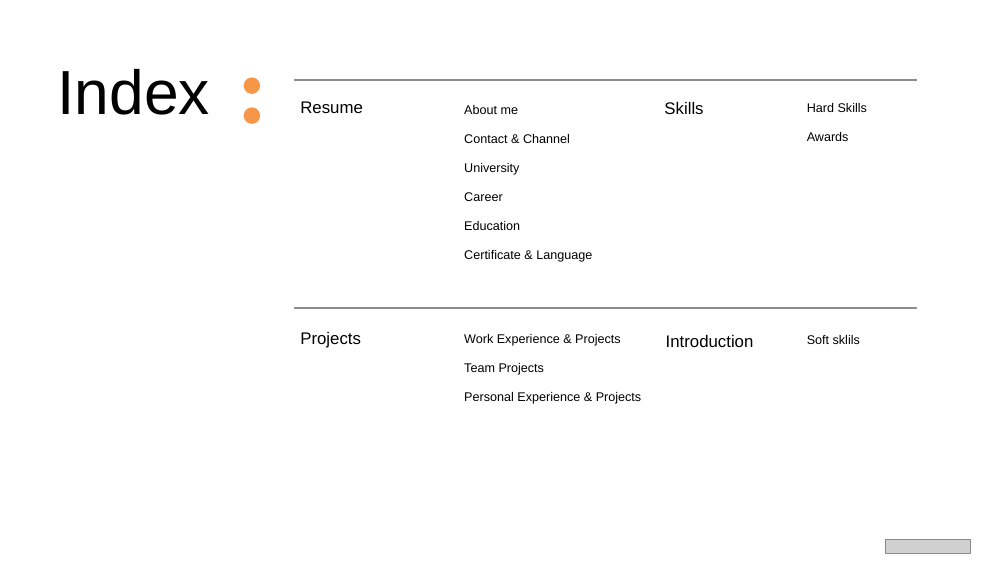
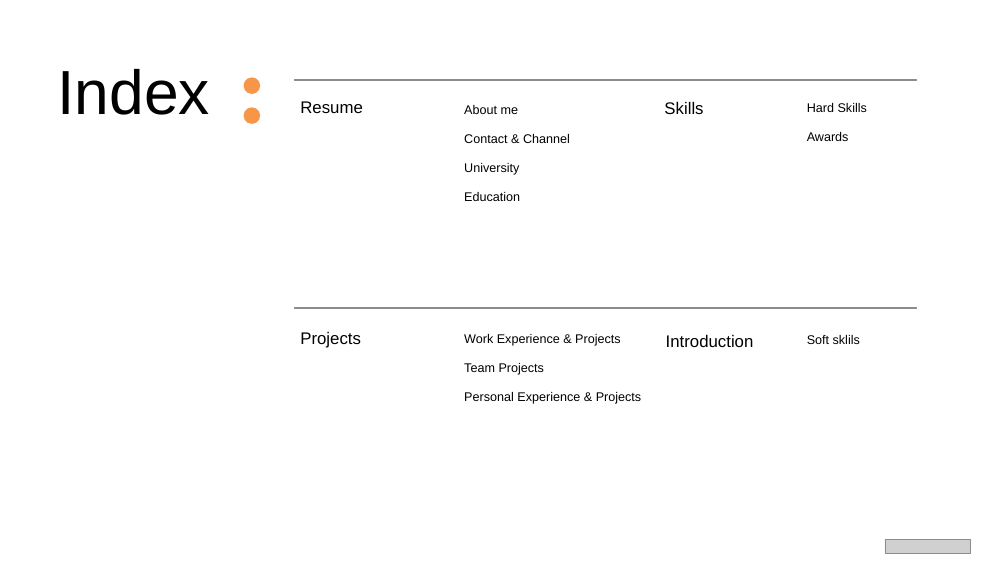
Before and after one commit to JeongJoonCho/TIL, a slide deck: slide 2 of 포트폴리오/(new) 멀티캠퍼스_Portfolio_form(이름).pptx. Drawn at 1008x567 pixels with LibreOffice and Linux fonts; fonts in the diff are those of the drawing; grey boxes stand for pictures. Boxes give left, top, right and bottom in pixels: in the first picture for what was removed or moved away, otherwise in the second. Text is boxed around its words. In the diff, an @@ line names an element or a change of style, - is before the commit and + after.

```diff
--- a/포트폴리오/(new) 멀티캠퍼스_Portfolio_form(이름).pptx
+++ b/포트폴리오/(new) 멀티캠퍼스_Portfolio_form(이름).pptx
@@ text "Education": place and size @@
-text "Education" at [464,221,520,230]
+text "Education" at [464,192,520,201]
@@ text removed at [464,192,502,201] @@
-Career
@@ text removed at [464,250,592,262] @@
-Certificate & Language
```
Also in this commit, not shown: 4 other slides changed.
